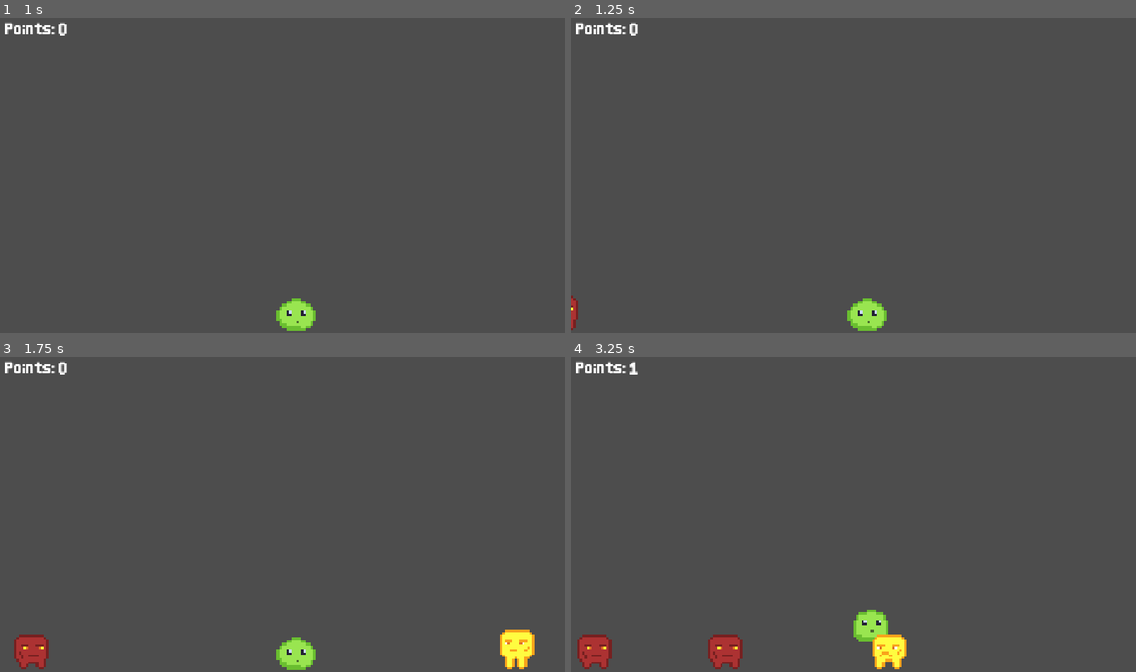
Above: before the commit, frames 1-4 (two rows, left to right).
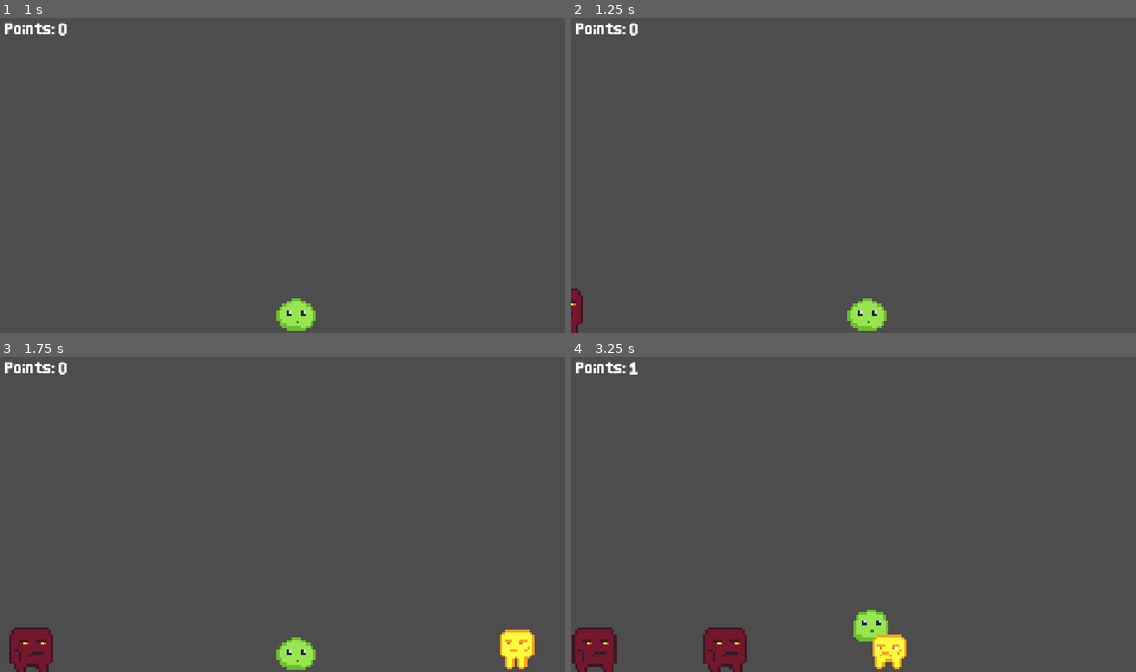
Above: after the commit, the same moments.

Repository: gnampfkuchen-oss/King-of-Blob
Game: Godot game, scene res://Scenes/main.tscn
The game is run twice, just before and just after one commit, with the same random seed, the same clock (stepped at 60 frames per second) and the same inputs.
Inputs:
- Up to frame 1 (1 s): hold Right (right) from 0.53 s (still down)
- Up to frame 2 (1.25 s): keep holding Right (right)
- Up to frame 3 (1.75 s): keep holding Right (right)
- Up to frame 4 (3.25 s): release Right (right) at 2.03 s; hold Left (left) 2.03-2.78 s; hold Right (right) from 2.78 s (still down)

Frame 1 is identical in both runs. In frame 2, 0.2% of the frame differs, in the area x 0-3%, y 85-100%; in frame 3, 0.8%; in frame 4, 1.7%, in the area x 0-32%, y 85-100%.

Commit message:
newnewnewnew

Diff:
--- a/new-game-project/Scenes/enemy2_L.tscn
+++ b/new-game-project/Scenes/enemy2_L.tscn
@@ -4,10 +4,6 @@
 [ext_resource type="Texture2D" uid="uid://dt2hymiiy1ddv" path="res://Assets/Graphics/enemy2smash.png" id="2_kmoql"]
 [ext_resource type="Texture2D" uid="uid://cbstdo6rid575" path="res://Assets/Graphics/enemy2.png" id="3_1j8x2"]
 [ext_resource type="Texture2D" uid="uid://c2x6sx01y6lb3" path="res://Assets/Graphics/enemy2walk.png" id="4_frxw7"]
-
-[sub_resource type="CapsuleShape2D" id="CapsuleShape2D_3fw6m"]
-radius = 18.292122
-height = 39.26114
 
 [sub_resource type="SpriteFrames" id="SpriteFrames_ejmsa"]
 animations = [{
@@ -31,17 +27,21 @@
 "speed": 7.0
 }]
 
+[sub_resource type="CapsuleShape2D" id="CapsuleShape2D_3fw6m"]
+radius = 18.292122
+height = 39.26114
+
 [node name="enemy2" type="Area2D" unique_id=326283436]
 script = ExtResource("1_ash1l")
-
-[node name="CollisionShape2D" type="CollisionShape2D" parent="." unique_id=598078436]
-position = Vector2(1.7053026e-13, -5)
-scale = Vector2(2.0442133, 2.2414021)
-shape = SubResource("CapsuleShape2D_3fw6m")
 
 [node name="AnimatedSprite2D" type="AnimatedSprite2D" parent="." unique_id=1730060115]
 scale = Vector2(5, 5)
 sprite_frames = SubResource("SpriteFrames_ejmsa")
 animation = &"smashed"
 
+[node name="CollisionShape2D2" type="CollisionShape2D" parent="." unique_id=358300515]
+position = Vector2(1.7053026e-13, -5)
+scale = Vector2(2.0442133, 2.2414021)
+shape = SubResource("CapsuleShape2D_3fw6m")
+
 [connection signal="body_entered" from="." to="." method="_on_body_entered"]
--- a/new-game-project/Scenes/enemy3_L.tscn
+++ b/new-game-project/Scenes/enemy3_L.tscn
@@ -1,12 +1,13 @@
 [gd_scene format=3 uid="uid://b883yfm6et4hi"]
 
 [ext_resource type="Script" uid="uid://um32t37ttn6v" path="res://Scripts/enemy_3_L.gd" id="1_dvsmb"]
-[ext_resource type="Texture2D" uid="uid://dge27uo01b3l6" path="res://Assets/Graphics/enemy.png" id="2_7ka68"]
 [ext_resource type="Texture2D" uid="uid://b1g6arokoesth" path="res://Assets/Graphics/enemysmash.png" id="3_dw1wm"]
+[ext_resource type="Texture2D" uid="uid://c78y3hnj5y7u8" path="res://Assets/Graphics/enemy3.png" id="3_wj2ik"]
+[ext_resource type="Texture2D" uid="uid://c186htaw3stnl" path="res://Assets/Graphics/enemy3walk.png" id="4_w44ko"]
 
 [sub_resource type="CapsuleShape2D" id="CapsuleShape2D_013or"]
-radius = 18.738272
-height = 37.476543
+radius = 23.480917
+height = 49.076424
 
 [sub_resource type="SpriteFrames" id="SpriteFrames_pw11d"]
 animations = [{
@@ -20,18 +21,21 @@
 }, {
 "frames": [{
 "duration": 1.0,
-"texture": ExtResource("2_7ka68")
+"texture": ExtResource("3_wj2ik")
+}, {
+"duration": 1.0,
+"texture": ExtResource("4_w44ko")
 }],
 "loop": 1,
 "name": &"walk",
-"speed": 5.0
+"speed": 3.0
 }]
 
 [node name="enemy2" type="Area2D" unique_id=326283436]
 script = ExtResource("1_dvsmb")
 
 [node name="CollisionShape2D" type="CollisionShape2D" parent="." unique_id=1355255707]
-position = Vector2(-7.1525574e-07, 4)
+position = Vector2(-1.0000001, -1)
 scale = Vector2(2.0442133, 2.2414021)
 shape = SubResource("CapsuleShape2D_013or")
 
@@ -39,5 +43,6 @@
 scale = Vector2(5, 5)
 sprite_frames = SubResource("SpriteFrames_pw11d")
 animation = &"walk"
+frame_progress = 0.8062083
 
 [connection signal="body_entered" from="." to="." method="_on_body_entered"]
--- a/new-game-project/Scenes/enemy3_R.tscn
+++ b/new-game-project/Scenes/enemy3_R.tscn
@@ -1,10 +1,15 @@
 [gd_scene format=3 uid="uid://do04qfoagwmj6"]
 
 [ext_resource type="Script" uid="uid://bmmdwf3emwxgv" path="res://Scripts/enemy_3_R.gd" id="1_pvnoo"]
-[ext_resource type="Texture2D" uid="uid://dge27uo01b3l6" path="res://Assets/Graphics/enemy.png" id="2_j07tp"]
 [ext_resource type="Texture2D" uid="uid://b1g6arokoesth" path="res://Assets/Graphics/enemysmash.png" id="3_86ya5"]
+[ext_resource type="Texture2D" uid="uid://c78y3hnj5y7u8" path="res://Assets/Graphics/enemy3.png" id="3_wjtl2"]
+[ext_resource type="Texture2D" uid="uid://c186htaw3stnl" path="res://Assets/Graphics/enemy3walk.png" id="4_fech1"]
 
-[sub_resource type="SpriteFrames" id="SpriteFrames_rsguv"]
+[sub_resource type="CapsuleShape2D" id="CapsuleShape2D_mn6dk"]
+radius = 18.738272
+height = 37.476543
+
+[sub_resource type="SpriteFrames" id="SpriteFrames_qrom4"]
 animations = [{
 "frames": [{
 "duration": 1.0,
@@ -16,28 +21,27 @@
 }, {
 "frames": [{
 "duration": 1.0,
-"texture": ExtResource("2_j07tp")
+"texture": ExtResource("3_wjtl2")
+}, {
+"duration": 1.0,
+"texture": ExtResource("4_fech1")
 }],
 "loop": 1,
 "name": &"walk",
-"speed": 5.0
+"speed": 3.0
 }]
-
-[sub_resource type="CapsuleShape2D" id="CapsuleShape2D_mn6dk"]
-radius = 18.738272
-height = 37.476543
 
 [node name="enemy2" type="Area2D" unique_id=326283436]
 script = ExtResource("1_pvnoo")
-
-[node name="AnimatedSprite2D" type="AnimatedSprite2D" parent="." unique_id=1672693132]
-scale = Vector2(5, 5)
-sprite_frames = SubResource("SpriteFrames_rsguv")
-animation = &"walk"
 
 [node name="CollisionShape2D" type="CollisionShape2D" parent="." unique_id=1762782164]
 position = Vector2(-7.1525574e-07, 4)
 scale = Vector2(2.0442133, 2.2414021)
 shape = SubResource("CapsuleShape2D_mn6dk")
 
+[node name="AnimatedSprite2D" type="AnimatedSprite2D" parent="." unique_id=1760980456]
+scale = Vector2(5, 5)
+sprite_frames = SubResource("SpriteFrames_qrom4")
+animation = &"smashed"
+
 [connection signal="body_entered" from="." to="." method="_on_body_entered"]
Binary file added: new-game-project/Assets/Graphics/enemy3walk.png
Not shown, added: new-game-project/Assets/Graphics/enemy3walk.png.import
